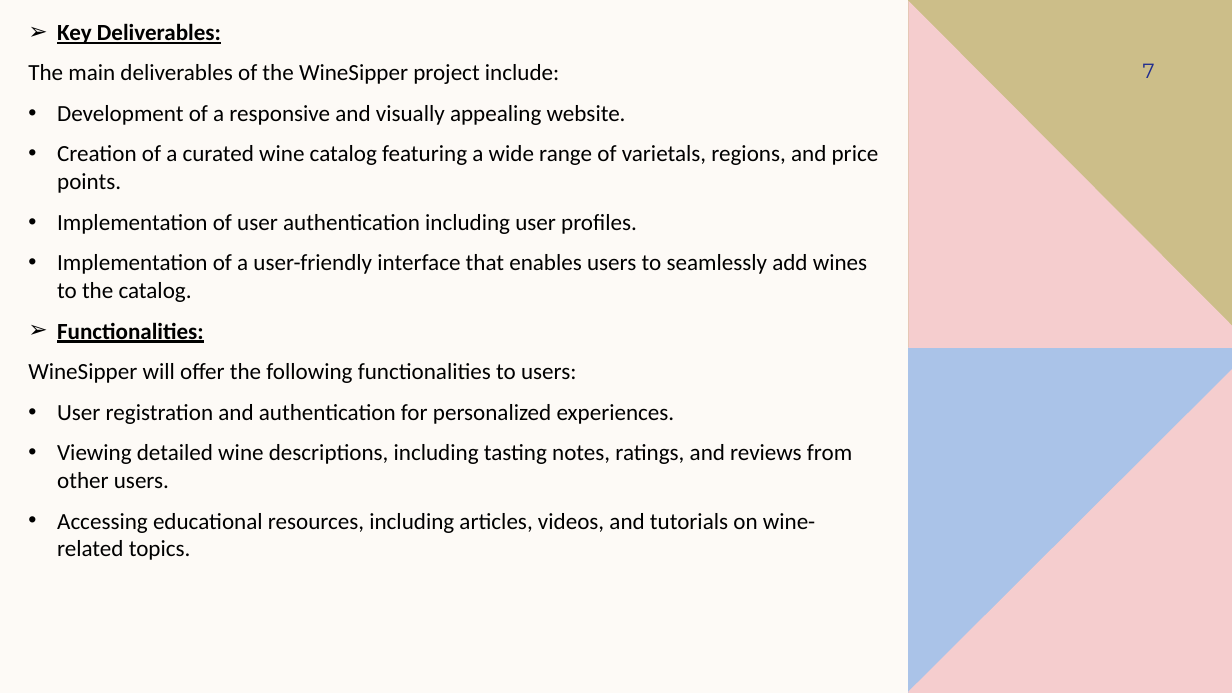
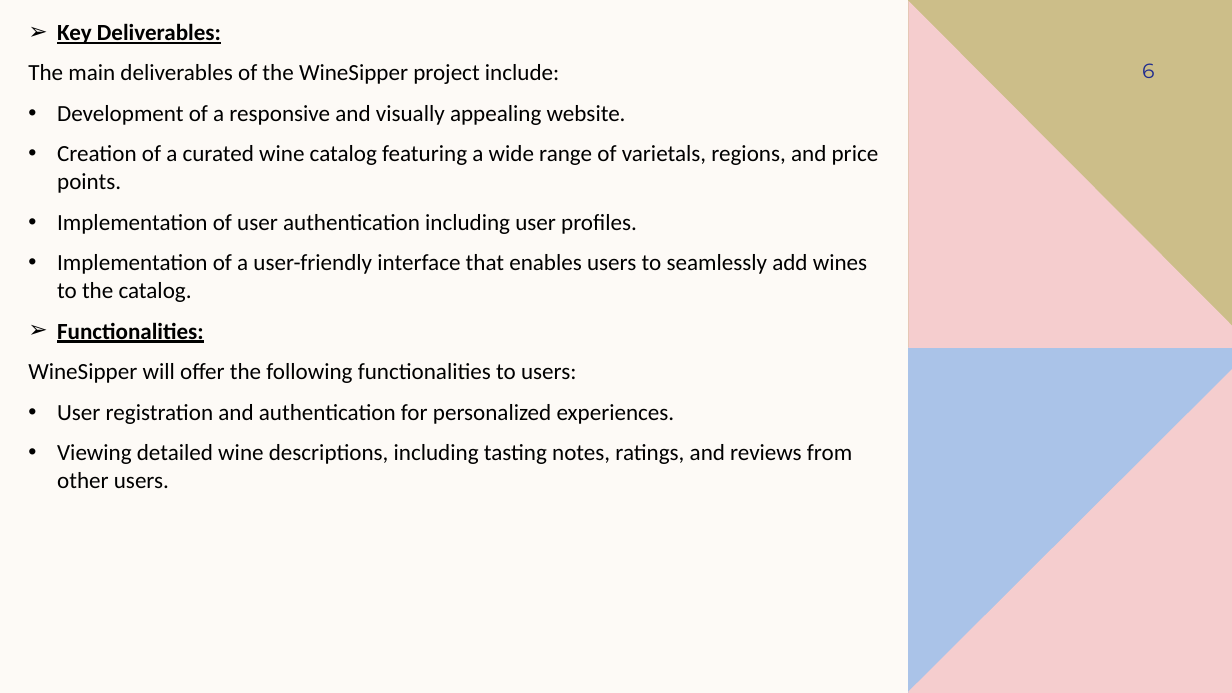
Before and after one commit to Satyamb-03/Web-Dev-WineSipper-, a slide deck: slide 6 of Project/WINE CATALOGUE.pptx (slide 7 before the commit). Drawn at 1232x693 pixels with LibreOffice and Linux fonts; fonts in the diff are those of the drawing. Boxes give left, top, right and bottom in pixels: in the first picture for what was removed or moved away, otherwise in the second. Text is boxed around its words. In the diff, an @@ line names an element or a change of style, - is before the commit and + after.

```diff
--- a/Project/WINE CATALOGUE.pptx
+++ b/Project/WINE CATALOGUE.pptx
@@ page number at (1142,63,1154,78): text changed @@
-7
+6
@@ text at (57,513,815,560): paragraph removed @@
-• Accessing educational resources, including articles, videos, and tutorials on wine-related topics.
```
Also in this commit, not shown: 2 other slides changed, 1 slide removed, 18 other files.
